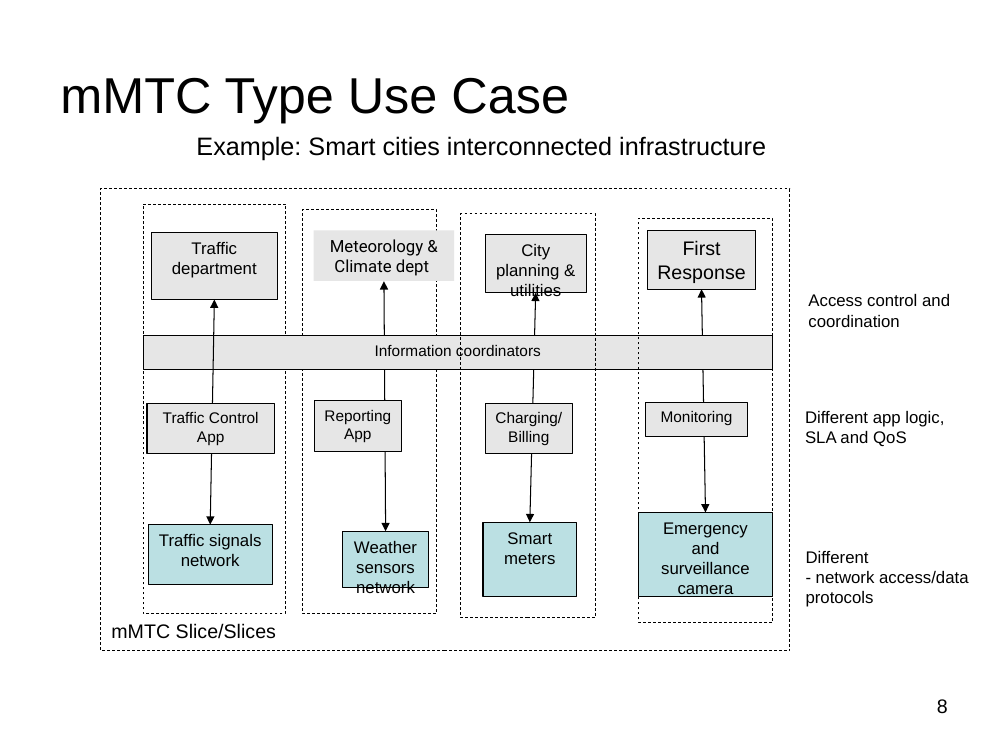
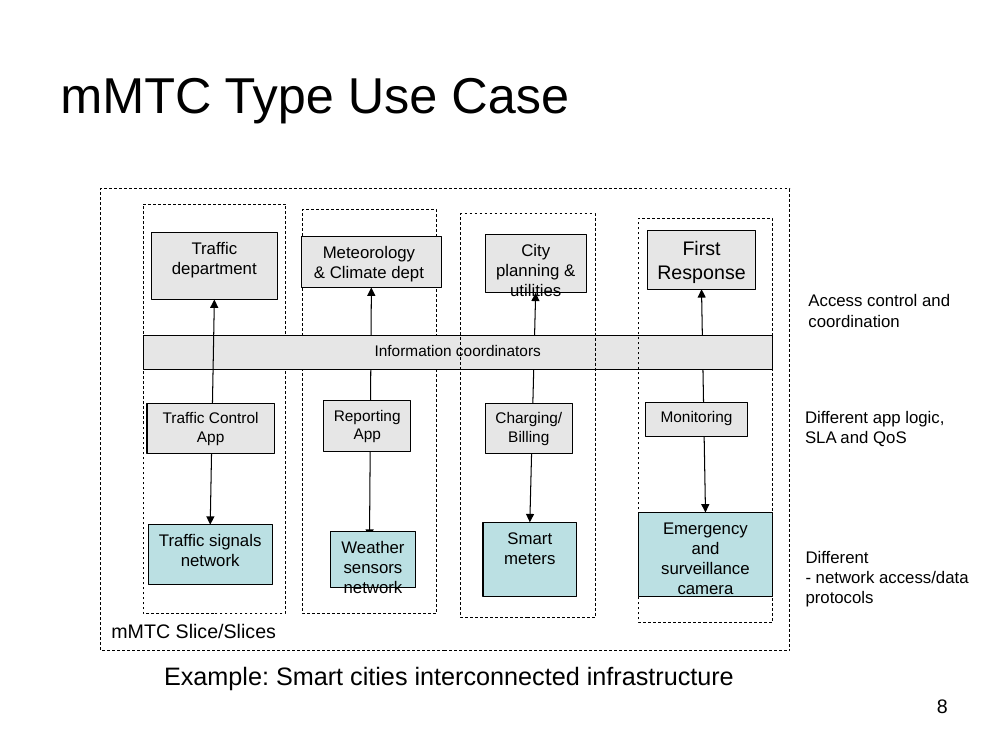
Before and after one commit to netslices/IETF-NetSlices, a slide deck: slide 8 of IETF98_Sidemeeting02/Network Slicing Use Cases_01.ppt. Drawn at 1008x756 pixels with LibreOffice and Linux fonts; fonts in the diff are those of the drawing. Boxes give left, top, right and bottom in pixels: in the first picture for what was removed or moved away, otherwise in the second. Text is boxed around its words. In the diff, an @@ line names an element or a change of style, - is before the commit and + after.

```diff
--- a/IETF98_Sidemeeting02/Network Slicing Use Cases_01.ppt
+++ b/IETF98_Sidemeeting02/Network Slicing Use Cases_01.ppt
@@ rectangle "Meteorology": place and size @@
-rectangle "Meteorology" at bbox=[313, 230, 454, 280]
+rectangle "Meteorology" at bbox=[301, 237, 442, 288]
@@ rectangle "Meteorology" at bbox=[301, 237, 442, 288]: outline none to #000000 0.74 pt @@
@@ text in rectangle at bbox=[323, 246, 424, 282]: text changed; font Roboto to Arial @@
-Meteorology & Climate dept
+Meteorology
+& Climate dept
@@ double arrow moved from (384, 281) - (386, 531) to (371, 287) - (370, 537) @@
@@ rectangle "Reporting App": place and size @@
-rectangle "Reporting App" at bbox=[314, 401, 402, 452]
+rectangle "Reporting App" at bbox=[324, 401, 411, 452]
@@ rectangle "Weather sensors network": place and size @@
-rectangle "Weather sensors network" at bbox=[343, 531, 428, 588]
+rectangle "Weather sensors network" at bbox=[331, 531, 416, 588]
@@ text "Example: Smart cities interconnected infrastructure": place and size @@
-text "Example: Smart cities interconnected infrastructure" at bbox=[196, 136, 766, 161]
+text "Example: Smart cities interconnected infrastructure" at bbox=[164, 666, 734, 691]
```
Also in this commit, not shown: 7 other slides changed.
